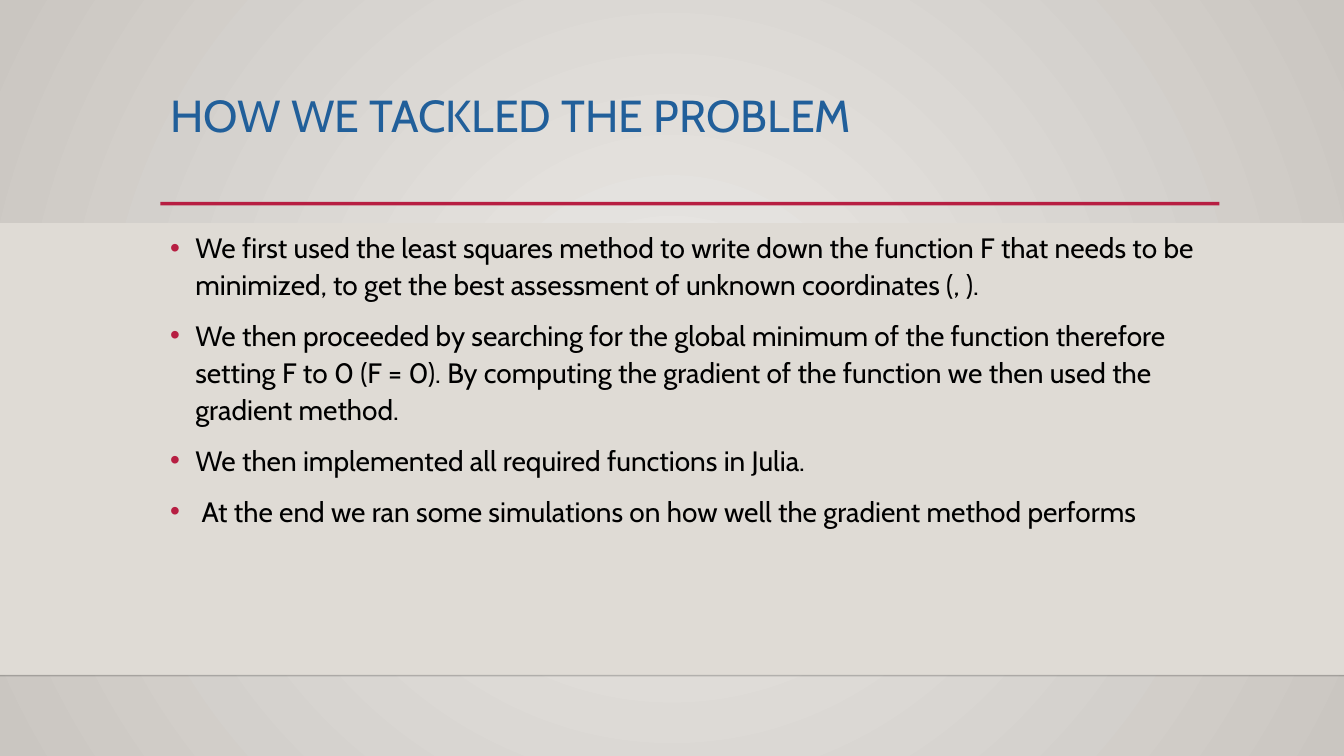
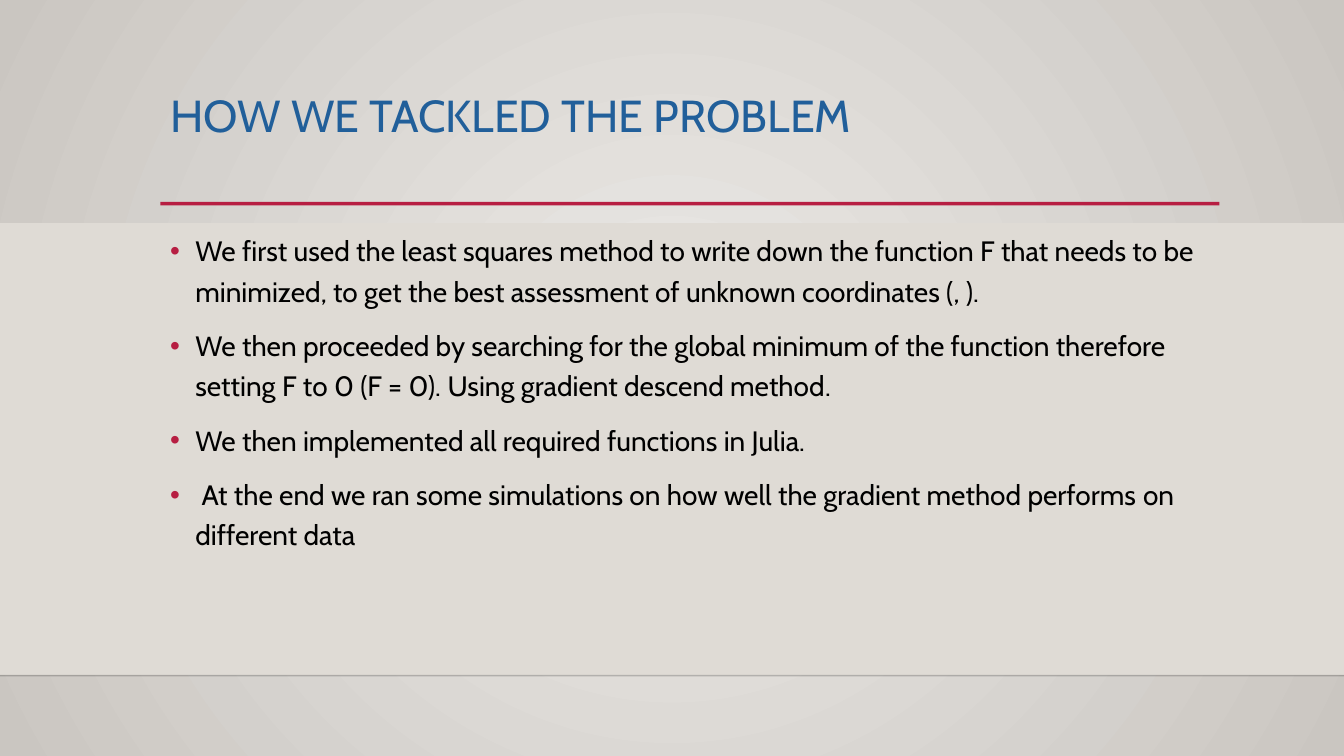
Before and after one commit to PeterM739/Radarji, a slide deck: slide 4 of RADARs.odp. Drawn at 1344x756 pixels with LibreOffice and Linux fonts; fonts in the diff are those of the drawing; background and template pictures are left out. Boxes give left, top, right and bottom in pixels: in the first picture for what was removed or moved away, otherwise in the second. Text is boxed around its words. In the diff, an @@ line names an element or a change of style, - is before the commit and + after.

```diff
--- a/RADARs.odp
+++ b/RADARs.odp
@@ text at [195,240,1194,457]: line spacing 1.1 to 1.2 @@
@@ text at [195,335,1165,403]: text changed @@
-• We then proceeded by searching for the global minimum of the function therefore setting F to 0 (F = 0). By computing the gradient of the function we then used the gradient method.
+• We then proceeded by searching for the global minimum of the function therefore setting F to 0 (F = 0). Using gradient descend method.
@@ text at [195,484,1174,546]: text changed @@
-• At the end we ran some simulations on how well the gradient method performs
+• At the end we ran some simulations on how well the gradient method performs on different data
```
Also in this commit, not shown: 2 other slides changed, 1 other file.
